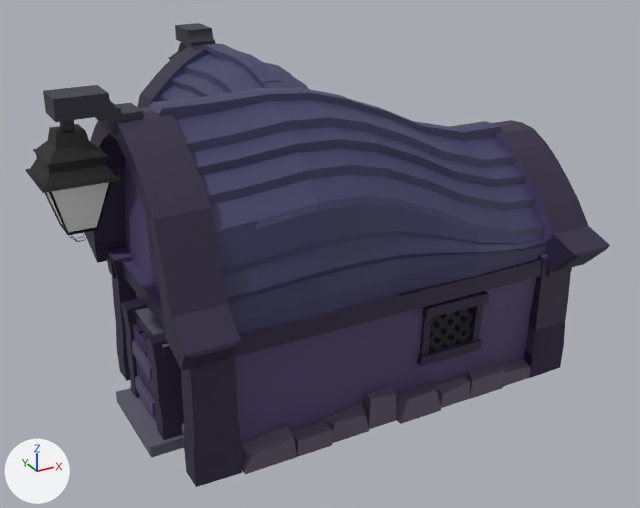
Before and after pictures for a commit that changed the FBX model GRKA - OpenWorld/Assets/---- GRKA ASSETS ----/Envolriment/_Mineradores/Ambiente/casa5.0.fbx.
Before and after are seen from a 50 mm camera at (-57.1, -98.1, 61.4) aimed at (-2.7, 0.8, 11.9). Every picture has the same lights, and +X, +Y and +Z are marked at lower left. Where no turn or scale is listed for an object, it has been applied to the vertices. Vertices at the same position are counted once.

In view in the first picture: 'Cube.022', 'Cube.023', 'arco de entrada.001', 'casa.007', 'casa.008', 'janela.005', 'negocinho feio.007', 'negocinho feio.008', 'pedras.008', 'porta.005'.
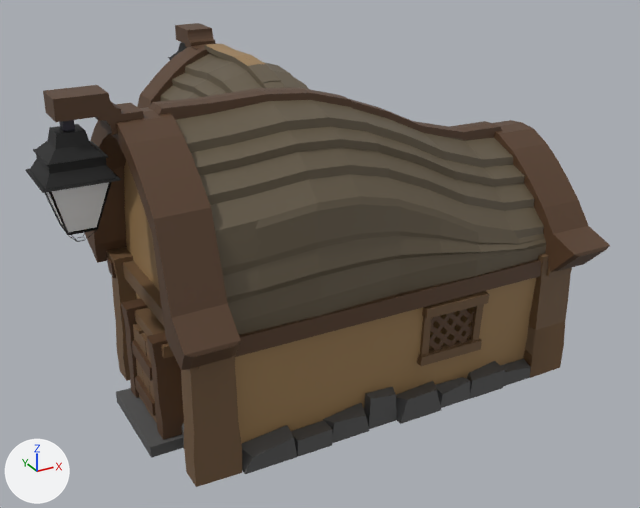
The newer file is also turned or shifted as a whole; pictures and numbers use the older file's frame.

What differs and where, as boxes (x1, y1, x2, y2) in the pictures (640 x 508 px):
part 1 of me_cube_067, added (brown): after (429, 309, 473, 352)
part 2 of me_cube_067, recoloured (black to brown): (417, 291, 489, 366) in both
part 3 of me_cube_067, recoloured (black to brown): before (429, 309, 474, 352); after (429, 311, 474, 347)
part 4 of me_cube_065, recoloured (blue to brown): (206, 44, 265, 66) in both
part 5 of me_cube_065, recoloured (blue to brown): (150, 50, 213, 105) in both
part 6 of me_cube_065, recoloured (blue to brown): (161, 45, 309, 101) in both
part 7 of me_cube_065, recoloured (purple to brown): (137, 43, 216, 108) in both
part 8 of me_cube_063, recoloured (purple to brown): (136, 358, 157, 423) in both
part 9 of me_cube_063, recoloured (purple to brown): (133, 324, 151, 362) in both
part 10 of me_cube_063, recoloured (purple to brown): (132, 340, 156, 416) in both
part 11 of me_cube_071, built on: after (392, 307, 474, 362)
part 12 of me_cube_071, recoloured (blue to brown): (153, 87, 502, 141) in both
part 13 of me_cube_071, recoloured (blue to brown): (175, 100, 546, 335) in both
part 14 of me_cube_071, recoloured (purple to brown): (85, 107, 610, 370) in both
part 15 of me_cube_071, recoloured (black to brown): (106, 251, 572, 487) in both
part 16 of me_cube_071, recoloured (purple to brown): (124, 161, 536, 444) in both
part 17 of me_cube_071, recoloured (purple to brown): (112, 102, 553, 337) in both
part 18 of me_cube_071, recoloured (purple to brown): (107, 247, 549, 309) in both

What changed in the scene script:
```text
Add mat_telha:
    mat_telha = principled_material('telha')
    mat_telha.base_color = (0.127, 0.0991, 0.0612)  # brown #645946
Add mat_casa:
    mat_casa = principled_material('casa')
    mat_casa.base_color = (0.342, 0.209, 0.0893)  # brown #9e7e54
Add mat_madeira_mais_escura:
    mat_madeira_mais_escura = principled_material('madeira mais escura')
    mat_madeira_mais_escura.base_color = (0.0951, 0.0468, 0.0217)  # brown #573d29
Add mat_madeira_mais_escura_004:
    mat_madeira_mais_escura_004 = principled_material('madeira mais escura.004')
    mat_madeira_mais_escura_004.base_color = (0.0951, 0.0468, 0.0217)  # brown #573d29
Add mat_madeira_003:
    mat_madeira_003 = principled_material('madeira.003')
    mat_madeira_003.base_color = (0.161, 0.0917, 0.0434)  # brown #70553b
Change me_cube_067:
    remove me_cube_067.from_pydata(...)  # 96 vertices, 50 faces; spans x -4.52..4.49, y -1.19..1.0, z -0.6..7.53
    add me_cube_067.from_pydata(...)  # 192 vertices, 162 faces; spans x -4.52..4.49, y -1.19..1.0, z -0.6..7.53
    me_cube_067 part 1: 64 vertices added at x -4.22..4.33, y -0.19..0.48, z -0.03..7.15
    me_cube_067 part 2: 24 faces spanning x -4.52..4.49, y -1.19..1.0, z -0.6..7.53 switch from mat_madeira_roxa_mais_escura_006 (dark purple #2f2541) to mat_madeira (brown #70553b)
    me_cube_067 part 3: 26 faces spanning x -4.23..4.32, y -0.01..0.17, z -0.03..7.15 switch from mat_tela_janela_001 (black #000000) to mat_madeira_mais_escura (brown #573d29)
Change me_cube_065:
    remove me_cube_065.from_pydata(...)  # 552 vertices, 419 faces; spans x -16.5..16.2, y -9.4..24.8, z -11.7..25.5
    add me_cube_065.from_pydata(...)  # 1105 vertices, 1004 faces; spans x -16.5..16.2, y -9.4..24.8, z -11.7..25.5
    me_cube_065 part 4: 19 faces spanning x -12.2..12.3, y -9.3..21.2, z -11.7..25.5 switch from mat_telhadoroxo_004 (dark blue #403e64) to mat_casa (brown #9e7e54)
    me_cube_065 part 5: 24 faces spanning x -16.4..16.1, y 18.4..23.3, z -11.4..24.9 switch from mat_telhadoroxo_004 (dark blue #403e64) to mat_madeira_mais_escura (brown #573d29)
    me_cube_065 part 6: 214 faces spanning x -12.8..12.8, y -9.4..21.2, z -11.7..25.5 switch from mat_telhadoroxo_004 (dark blue #403e64) to mat_telha (brown #645946)
    me_cube_065 part 7: 120 faces spanning x -16.5..16.2, y 18.4..24.8, z -11.4..24.9 switch from mat_madeira_roxa_mais_escura_006 (dark purple #2f2541) to mat_madeira_mais_escura (brown #573d29)
    add me_cube_065.materials.append(mat_madeira)  # brown #70553b
Change me_cube_071:
    remove me_cube_071.from_pydata(...)  # 781 vertices, 635 faces; spans x -27.9..27.9, y -18.1..17.8, z -12.2..26.9
    add me_cube_071.from_pydata(...)  # 1564 vertices, 1418 faces; spans x -27.9..27.9, y -18.1..17.8, z -12.2..26.9
    me_cube_071 part 11: 4 vertices moved from x -12.3..-12.1, y 11.4..13.8, z 0.9..3.2 to x -12.1..-11.9, y 11.4..13.7, z 0.9..3.2; 783 vertices added at x -27.6..27.6, y -17.9..17.6, z -12.0..26.8
    me_cube_071 part 12: 61 faces spanning x -23.9..23.9, y -1.6..1.6, z 17.2..26.9 switch from mat_telhadoroxo_004 (dark blue #403e64) to mat_madeira_mais_escura (brown #573d29)
    me_cube_071 part 13: 216 faces spanning x -23.9..23.9, y -14.0..14.0, z 3.1..26.1 switch from mat_telhadoroxo_004 (dark blue #403e64) to mat_telha (brown #645946)
    me_cube_071 part 14: 155 faces spanning x -27.9..27.9, y -18.1..17.8, z 0.9..26.3 switch from mat_madeira_roxa_mais_escura_006 (dark purple #2f2541) to mat_madeira_mais_escura (brown #573d29)
    me_cube_071 part 15: 130 faces spanning x -26.3..26.3, y -14.6..14.6, z -12.1..5.4 switch from mat_madeira_roxa_mais_escura_006 (dark purple #2f2541) to mat_madeira (brown #70553b)
    me_cube_071 part 16: 10 faces spanning x -23.9..23.9, y -13.5..13.2, z -12.2..23.7 switch from mat_casa_roxa_004 (dark purple #51456e) to mat_casa (brown #9e7e54)
    me_cube_071 part 17: 29 faces spanning x -27.9..23.9, y -14.1..15.0, z 0.9..26.8 switch from mat_casa_roxa_004 (dark purple #51456e) to mat_madeira_mais_escura (brown #573d29)
    me_cube_071 part 18: 20 faces spanning x -26.3..26.3, y -14.6..14.6, z 4.7..5.4 switch from mat_casa_roxa_004 (dark purple #51456e) to mat_madeira (brown #70553b)
Change me_cube_063:
    where me_cube_063.from_pydata(...)  # 112 vertices, 100 faces; spans x -1.2..1.62, y -0.13..7.22, z -4.94..5.73
    me_cube_063 part 8: 66 of the faces centred in x -0.73..1.54, y -0.08..7.21, z -4.87..2.44 switch from mat_material_059 (dark purple #372955) to mat_madeira_003 (brown #70553b)
    me_cube_063 part 9: 24 of the faces centred in x -0.75..1.48, y -0.04..7.03, z 4.15..5.69 switch from mat_material_059 (dark purple #372955) to mat_madeira_003 (brown #70553b)
    me_cube_063 part 10: all 8 faces that had it switch from mat_madeiraportaroxa_004 (dark purple #574c68) to mat_madeira_mais_escura_004 (brown #573d29)
```
